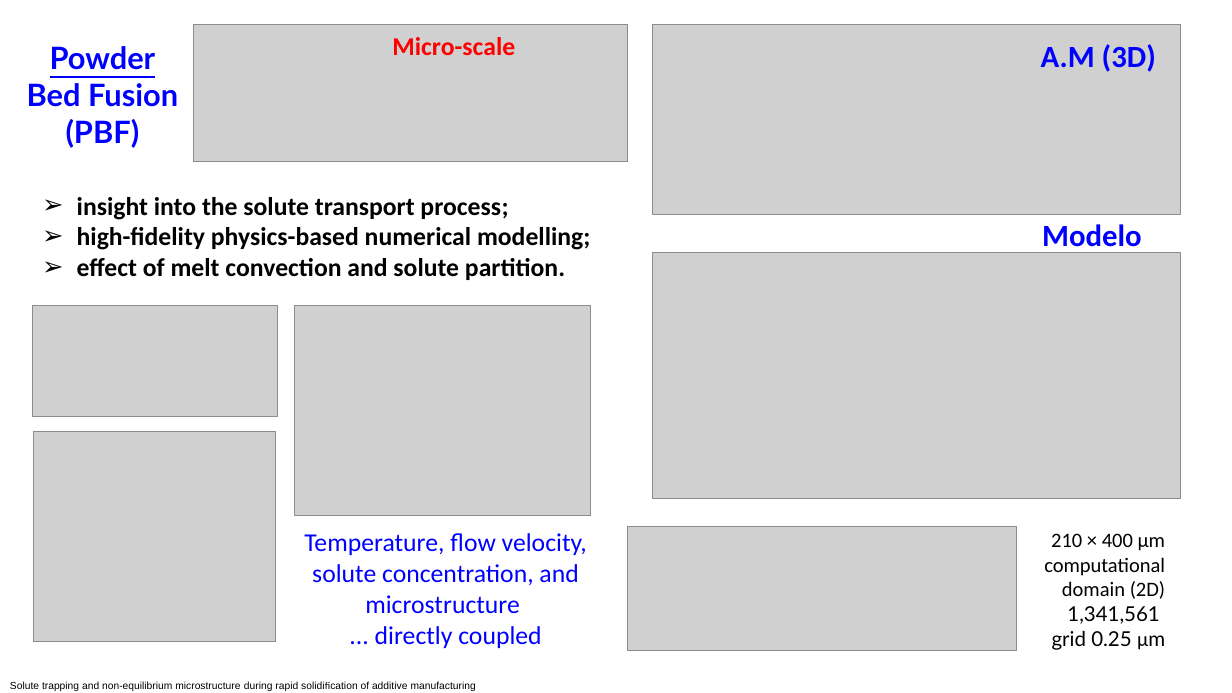
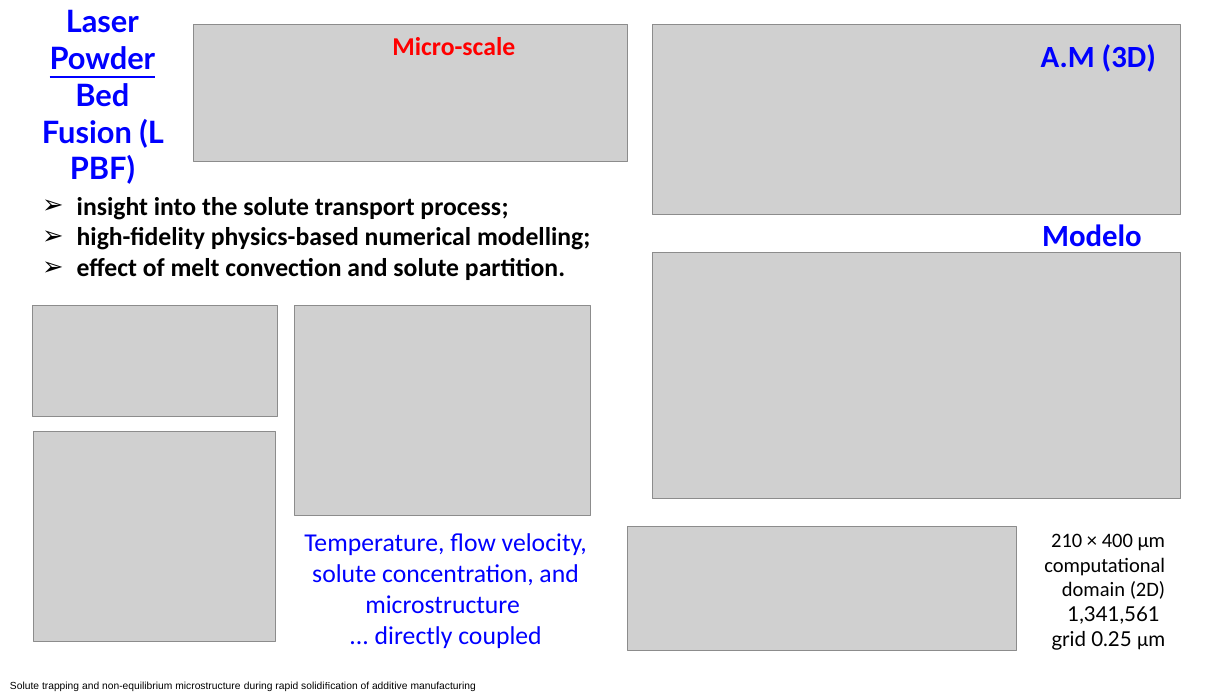
Before and after one commit to grossiRM/AM_FEG, a slide deck: slide 7 of Plano_V02_iii_AM_FEG/d.pptx. Drawn at 1232x693 pixels with LibreOffice and Linux fonts; fonts in the diff are those of the drawing; grey boxes stand for pictures. Boxes give left, top, right and bottom in pixels: in the first picture for what was removed or moved away, otherwise in the second. Text is boxed around its words. In the diff, an @@ line names an element or a change of style, - is before the commit and + after.

```diff
--- a/Plano_V02_iii_AM_FEG/d.pptx
+++ b/Plano_V02_iii_AM_FEG/d.pptx
@@ text at [42, 9, 163, 184]: text changed @@
-Powder Bed Fusion (PBF)
+Laser
+Powder Bed Fusion (L PBF)
```
Also in this commit, not shown: 3 other slides changed, 1 slide added, 10 other files.
